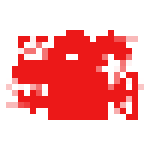
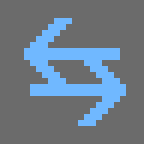
Layers edited between the first and the second 144px x 144px image:
hid "over" over [0, 0, 144, 144]
showed "normal" over [0, 0, 144, 144]
added layer "panels_btn_io" in group "panels" over [24, 18, 126, 126]
hid "panels_btn_help" over [48, 36, 102, 120]
hid "panels_btn_animation" over [0, 30, 144, 114]
hid "panels_btn_settings" over [12, 42, 132, 102]
hid "panels_btn_camera" over [18, 36, 138, 120]
hid "panels_btn_interpo" over [6, 30, 138, 114]
hid "panels_btn_rigging" over [36, 30, 108, 120]
showed "Calque 1" over [0, 0, 144, 144]
